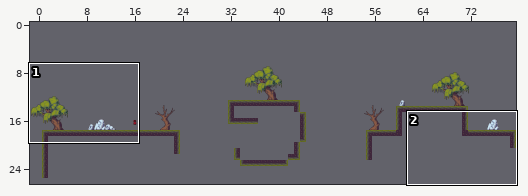
Tiled map, stored at data/levels/Omni.tmx. Above, an overview of the earlier version with the close-up marked.
Close-up. Earlier state:
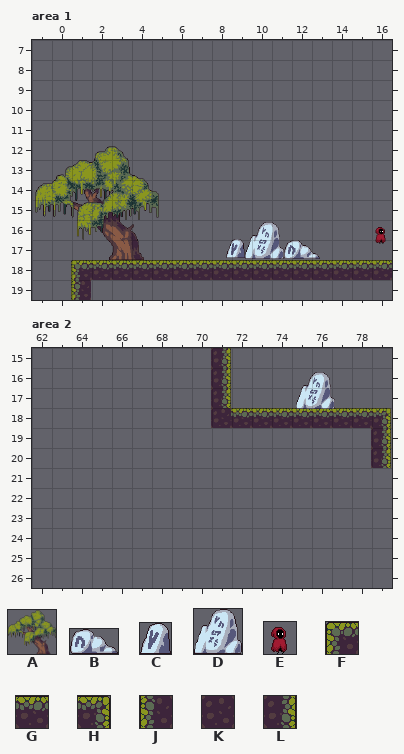
Cells are 32x32 px. Shown: area 1 x -1..16, y 7..19; area 2 x 62..79, y 15..26. The commit also changed other parts of the map, which this record leaves out.
Key: from "Objects": A 4 "3", B 8 "4", C 9 "5", D 10 "1", E 11 "0"; from "Tileset": F 0, G 1, H 2, J 10, K 11, L 12.
_ is an empty cell.
Objects are placed by their top-left corner, in cells (3,4 is the top-left corner of cell 3,4); size is 1x1 cell unless given.
Layer "Terrain" before, area 1, first column x -1:
 7 __________________
 8 __________________
 9 __________________
10 __________________
11 __________________
12 __________________
13 __________________
14 __________________
15 __________________
16 __________________
17 __________________
18 __FGGGGGGGGGGGGGGG
19 __J_______________
Objects on layer "Objects" before, area 1:
E "player" at 15.9,16.2
C "rock" at 8.7,17
D "rock" at 9.7,16.1 size 2x1.8
B "rock" at 11.6,17 size 1.8x0.9
A "tree" at -0.8,12.3 size 6.2x5.7
Layer "Terrain" before, area 2, first column x 62:
15 _________L________
16 _________L________
17 _________L________
18 _________KGGGGGGGH
19 _________________L
20 _________________L
21 __________________
22 __________________
23 __________________
24 __________________
25 __________________
26 __________________
Objects on layer "Objects" before, area 2:
D "rock" at 75.2,16.2 size 2x1.8
The same view after the edit:
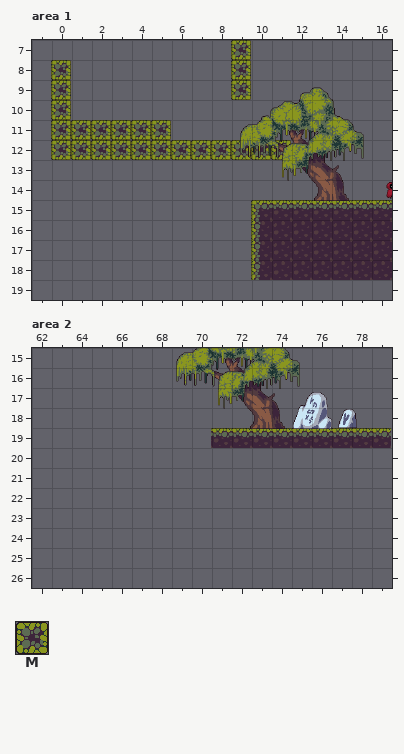
Further tiles: from "Tileset": M 30.
Edits made:
Changed rows in their new state; . is an unchanged cell.
Layer "Terrain", area 1:
first column x 0:
 7 .........M.......
 8 M........M.......
 9 M........M.......
10 M................
11 MMMMMM...........
12 MMMMMMMMMMMM.....
15 ..........FGGGGGG
16 ..........JKKKKKK
17 ..........JKKKKKK
18 ._________JKKKKKK
19 ._...............
Layer "Objects", area 1:
changed: B "rock" at 11.6,17 size 1.8x0.9 -> outside this view
changed: C "rock" at 8.7,17 -> outside this view
changed: D "rock" at 9.7,16.1 size 2x1.8 -> outside this view
changed: E "player" at 15.9,16.2 -> E "player" at 16.5,13.9
changed: A "tree" at -0.8,12.3 size 6.2x5.7 -> A "tree" at 9.4,9.3 size 6.2x5.7
Layer "Terrain", area 2:
first column x 71:
15 _........
16 _........
17 _........
18 _________
19 GGGGGGGGG
20 ........_
Layer "Objects", area 2:
changed: outside this view -> C "rock" at 77.3,18
changed: outside this view -> A "tree" at 69.2,13.3 size 6.2x5.7
changed: D "rock" at 75.2,16.2 size 2x1.8 -> D "rock" at 75,17.2 size 2x1.8
